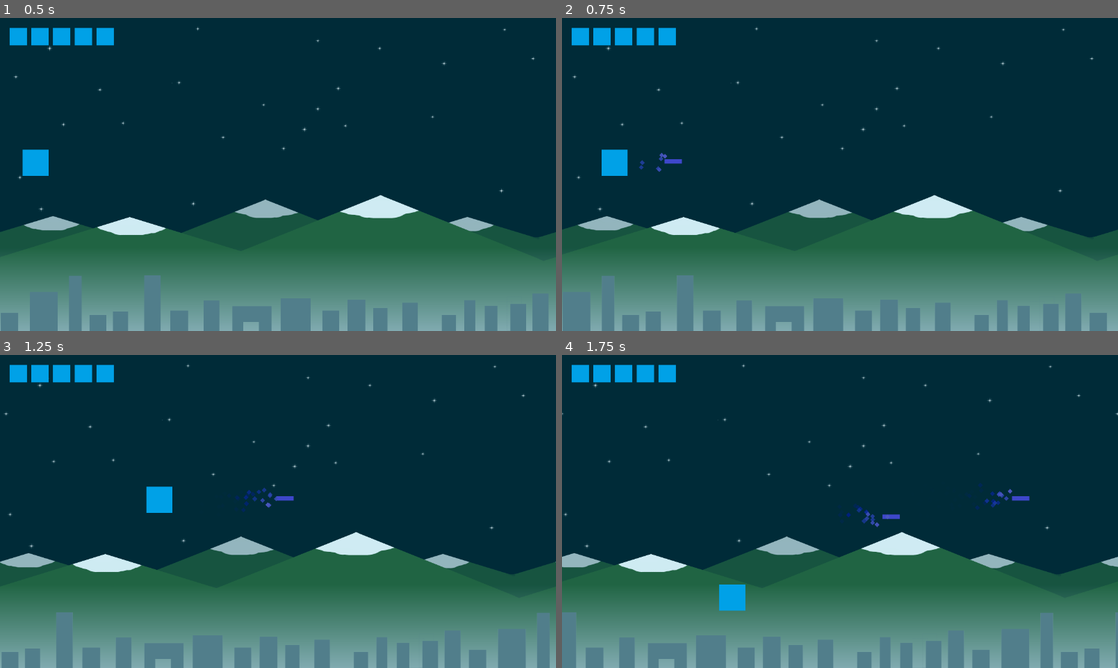
Above: before the commit, frames 1-4 (two rows, left to right).
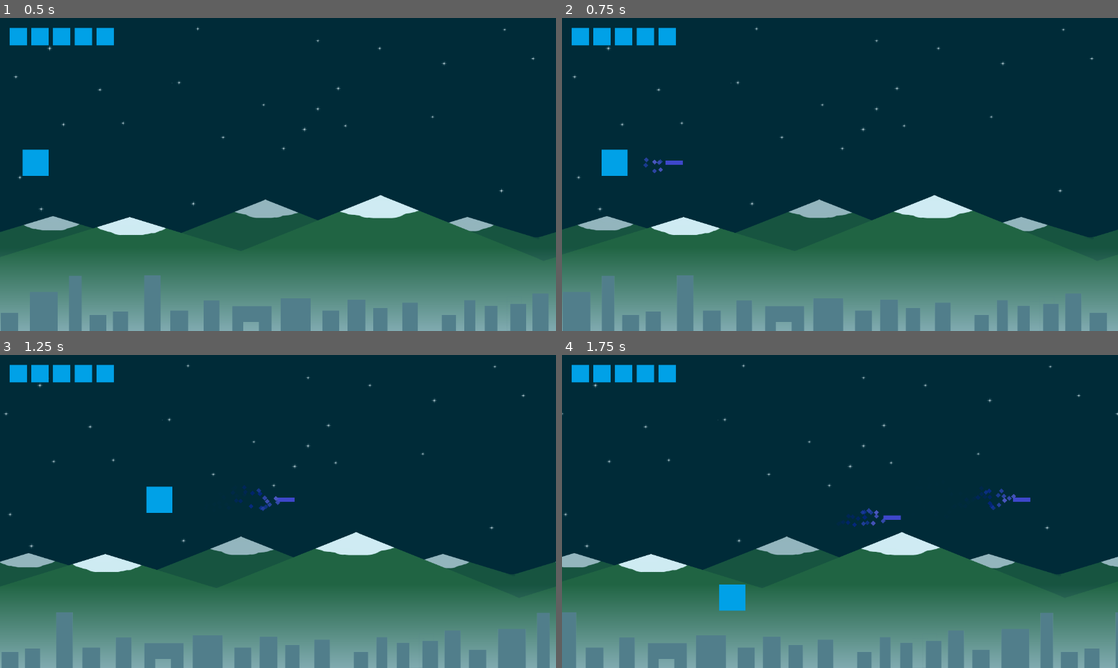
Above: after the commit, the same moments.

Repository: Gaetz/gd-Schmup
Game: Godot game, scene res://Main.tscn
Same seed, same stepped clock (60 frames per second), same inputs: the game is played once before the commit and once after it.
Inputs:
- Up to frame 1 (0.5 s): no input
- Up to frame 2 (0.75 s): hold Right (ui_right) from 0.53 s (still down); tap Space (fire) at 0.6 s
- Up to frame 3 (1.25 s): keep holding Right (ui_right)
- Up to frame 4 (1.75 s): release Right (ui_right) at 1.28 s; hold Down (ui_down) from 1.28 s (still down); tap Space (fire) at 1.35 s

Frame 1 is identical in both runs. In frame 2, 0.1% of the frame differs, in the area x 13-22%, y 43-50%; in frame 3, 0.2%; in frame 4, 0.4%, in the area x 50-85%, y 40-56%.

Commit message:
Enemy and waves ok

Diff:
--- a/Main.tscn
+++ b/Main.tscn
@@ -5,7 +5,7 @@
 [ext_resource path="res://objects/Background.tscn" type="PackedScene" id=3]
 [ext_resource path="res://objects/UI.tscn" type="PackedScene" id=4]
 
-[node name="Main" type="Node2D" index="0"]
+[node name="Main" type="Node2D"]
 
 position = Vector2( 1.87891, 2.75482 )
 script = ExtResource( 1 )
@@ -14,7 +14,6 @@
 [node name="Player" parent="." index="0" instance=ExtResource( 2 )]
 
 scale = Vector2( 0.75, 0.75 )
-cooldown = 0.2
 
 [node name="ParallaxBackground" parent="." index="1" instance=ExtResource( 3 )]
 
--- a/objects/Bullet.tscn
+++ b/objects/Bullet.tscn
@@ -74,6 +74,7 @@
 _sections_unfolded = [ "Collision", "Transform" ]
 speed = 800
 special_bullet = false
+enemy_bullet = false
 
 [node name="CollisionShape2D" type="CollisionShape2D" parent="." index="0"]
 
--- /dev/null
+++ b/objects/DamageParticule.tscn
@@ -0,0 +1,74 @@
+[gd_scene load_steps=4 format=2]
+
+[sub_resource type="Gradient" id=3]
+
+offsets = PoolRealArray( 0, 1 )
+colors = PoolColorArray( 1, 0.421875, 0, 1, 0.429688, 0, 0, 1 )
+
+[sub_resource type="GradientTexture" id=4]
+
+flags = 4
+gradient = SubResource( 3 )
+width = 2048
+
+[sub_resource type="ParticlesMaterial" id=2]
+
+render_priority = 0
+trail_divisor = 1
+emission_shape = 1
+emission_sphere_radius = 1.0
+flag_align_y = false
+flag_rotate_y = false
+flag_disable_z = true
+spread = 180.0
+flatness = 0.0
+gravity = Vector3( 0, 0, 0 )
+initial_velocity = 40.0
+initial_velocity_random = 0.2
+angular_velocity = 0.0
+angular_velocity_random = 0.0
+orbit_velocity = 0.0
+orbit_velocity_random = 0.0
+linear_accel = 5.0
+linear_accel_random = 1.0
+radial_accel = -81.39
+radial_accel_random = 0.0
+tangential_accel = 0.0
+tangential_accel_random = 0.0
+damping = 0.0
+damping_random = 0.0
+angle = 0.0
+angle_random = 0.0
+scale = 1.0
+scale_random = 0.0
+color_ramp = SubResource( 4 )
+hue_variation = 0.0
+hue_variation_random = 0.0
+anim_speed = 0.0
+anim_speed_random = 0.0
+anim_offset = 0.0
+anim_offset_random = 0.0
+anim_loop = false
+_sections_unfolded = [ "Color" ]
+
+[node name="DamageParticule" type="Particles2D"]
+
+emitting = false
+amount = 50
+lifetime = 0.3
+one_shot = true
+preprocess = 0.0
+speed_scale = 1.0
+explosiveness = 0.0
+randomness = 0.0
+fixed_fps = 0
+fract_delta = true
+visibility_rect = Rect2( -100, -100, 200, 200 )
+local_coords = true
+draw_order = 0
+process_material = SubResource( 2 )
+texture = null
+normal_map = null
+h_frames = 1
+v_frames = 1
+_sections_unfolded = [ "Process Material", "Time" ]
--- a/objects/Enemy.tscn
+++ b/objects/Enemy.tscn
@@ -8,7 +8,7 @@
 custom_solver_bias = 0.0
 extents = Vector2( 40.0954, 40.0656 )
 
-[node name="Enemy" type="Area2D"]
+[node name="Enemy" type="Area2D" index="0"]
 
 input_pickable = true
 gravity_vec = Vector2( 0, 1 )
@@ -28,6 +28,7 @@
 entry_order = 0
 transition_speed = 400.0
 main_speed = Vector2( 0, 0 )
+bullet_cooldown = 0
 
 [node name="Sprite" type="Sprite" parent="." index="0"]
 
--- a/objects/Player.tscn
+++ b/objects/Player.tscn
@@ -9,7 +9,7 @@
 custom_solver_bias = 0.0
 extents = Vector2( 36.1773, 34.626 )
 
-[node name="Player" type="Area2D" index="0"]
+[node name="Player" type="Area2D"]
 
 input_pickable = true
 gravity_vec = Vector2( 0, 1 )
--- a/scripts/Bullet.gd
+++ b/scripts/Bullet.gd
@@ -1,7 +1,9 @@
 extends Area2D
+var enemy_sprite = preload("res://sprites/bullet_enemy.png")
 
 export (int) var speed = 800
 export (bool) var special_bullet = false
+export (bool) var enemy_bullet = false
 
 var direction = Vector2()
 var velocity = Vector2()
@@ -11,6 +13,12 @@
 func _ready():
 	screen_size = get_viewport_rect().size
 	velocity = direction.normalized() * speed
+	if enemy_bullet:
+		$Sprite.texture = enemy_sprite
+		set_collision_layer_bit(0, false)
+		set_collision_layer_bit(2, true)
+		$Particles2D.emitting = false
+		$Sprite.scale = Vector2(1, 1)
 
 func _process(delta):
 	position = position + velocity * delta
@@ -22,4 +30,5 @@
 	and position.y >= 0 and position.y <= screen_size.y)
 
 func damage():
+	queue_free()
 	return damage
--- a/scripts/Enemy.gd
+++ b/scripts/Enemy.gd
@@ -1,4 +1,5 @@
 extends Area2D
+var bullet = preload("res://objects/Bullet.tscn")
 
 enum Entry { NONE, RIGHT, UP, DOWN, LEFT }
 enum Exit { NONE, RIGHT, UP, DOWN, LEFT }
@@ -11,10 +12,12 @@
 export (int) var entry_order = 0
 export (float) var transition_speed = float(400)
 export (Vector2) var main_speed = Vector2()
+export (float) var bullet_cooldown = 0
 
 var time_counter
 var phase
 var target_position
+var bullet_counter
 
 var SECURITY_OFFSET = 200
 
@@ -22,6 +25,7 @@
 	set_entry_position()
 	time_counter = 0.0
 	phase = Phase.ENTRY
+	bullet_counter = 0.0
 
 func set_entry_position():
 	var screen_size = get_viewport().size
@@ -54,6 +58,8 @@
 		process_entry(delta)
 	elif phase == Phase.MAIN:
 		process_main(delta)
+		if bullet_cooldown > 0:
+			process_shoot(delta)
 	elif phase == Phase.EXIT:
 		process_exit(delta)
 
@@ -120,10 +126,25 @@
 		position.y > -SECURITY_OFFSET and position.y < 720 + SECURITY_OFFSET
 	)
 
-# Damages
+# Bullet and damages
 
-func damage(bullet):
-	lives -= bullet.damage()
+func process_shoot(delta):
+	bullet_counter += delta
+	if bullet_counter > bullet_cooldown:
+		shoot()
+		bullet_counter -= bullet_cooldown
+
+func shoot():
+	var b = bullet.instance()
+	var sprite_size = $Sprite.texture.get_size()
+	b.enemy_bullet = true
+	b.position = position + Vector2(-sprite_size.x / 2 - 25, 0)
+	b.direction = Vector2(-1, 0)
+	b.damage = 1
+	get_node("/root/Main").add_child(b)
+
+func damage(b):
+	lives -= b.damage()
 	if lives <= 0:
 		queue_free()
 
--- a/scripts/Player.gd
+++ b/scripts/Player.gd
@@ -68,7 +68,7 @@
 	bullet.direction = Vector2(1, 0)
 	bullet.damage = damage
 	bullet.add_to_group("player bullet")
-	get_tree().root.add_child(bullet)
+	get_node("/root/Main").add_child(bullet)
 
 func _on_Player_area_entered(area):
 	lives = lives - 1
--- a/waves/Wave0.tscn
+++ b/waves/Wave0.tscn
@@ -7,12 +7,11 @@
 
 [node name="Enemy" parent="." index="0" instance=ExtResource( 2 )]
 
-position = Vector2( 1017.62, 193.63 )
+position = Vector2( 1017.62, 194.63 )
 time_on_screen = 3.0
 entry = 1
 exit = 2
-entry_order = 0
-transition_speed = 400.0
+bullet_cooldown = 1.0
 
 [node name="Enemy2" parent="." index="1" instance=ExtResource( 2 )]
 
@@ -20,15 +19,13 @@
 time_on_screen = 3.0
 entry = 1
 exit = 3
-entry_order = 0
-transition_speed = 400.0
+bullet_cooldown = 1.0
 
 [node name="Enemy3" parent="." index="2" instance=ExtResource( 2 )]
 
 position = Vector2( 1019.89, 486 )
-_sections_unfolded = [ "Transform" ]
+_sections_unfolded = [ "Collision", "Transform" ]
 time_on_screen = 3.0
 entry = 1
 exit = 2
-entry_order = 0
-transition_speed = 400.0
+bullet_cooldown = 1.0
--- a/waves/Wave1.tscn
+++ b/waves/Wave1.tscn
@@ -11,7 +11,6 @@
 time_on_screen = 7.0
 entry = 2
 exit = 4
-entry_order = 0
 transition_speed = 600.0
 
 [node name="Enemy2" parent="." index="1" instance=ExtResource( 2 )]
@@ -20,7 +19,6 @@
 time_on_screen = 7.5
 entry = 2
 exit = 4
-entry_order = 0
 transition_speed = 600.0
 
 [node name="Enemy3" parent="." index="2" instance=ExtResource( 2 )]
@@ -29,8 +27,8 @@
 time_on_screen = 8.0
 entry = 1
 exit = 4
-entry_order = 0
 transition_speed = 600.0
+bullet_cooldown = 0.05
 
 [node name="Enemy4" parent="." index="3" instance=ExtResource( 2 )]
 
@@ -38,7 +36,6 @@
 time_on_screen = 7.5
 entry = 3
 exit = 4
-entry_order = 0
 transition_speed = 600.0
 
 [node name="Enemy5" parent="." index="4" instance=ExtResource( 2 )]
@@ -47,5 +44,4 @@
 time_on_screen = 7.0
 entry = 3
 exit = 4
-entry_order = 0
 transition_speed = 600.0
